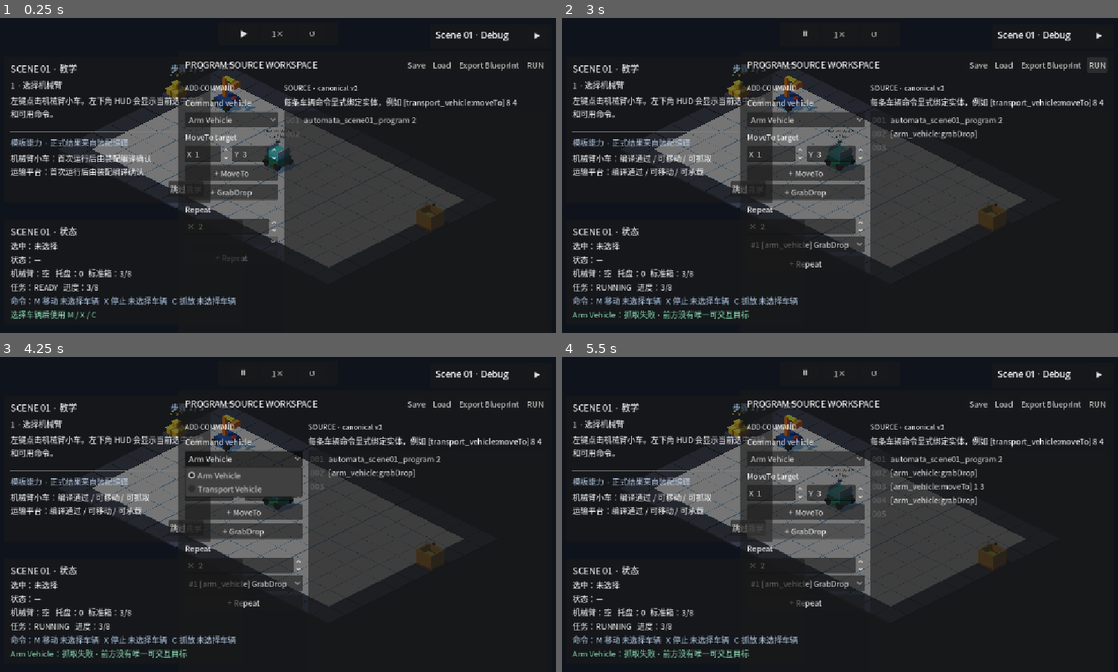
Above: before the commit, frames 1-4 (two rows, left to right).
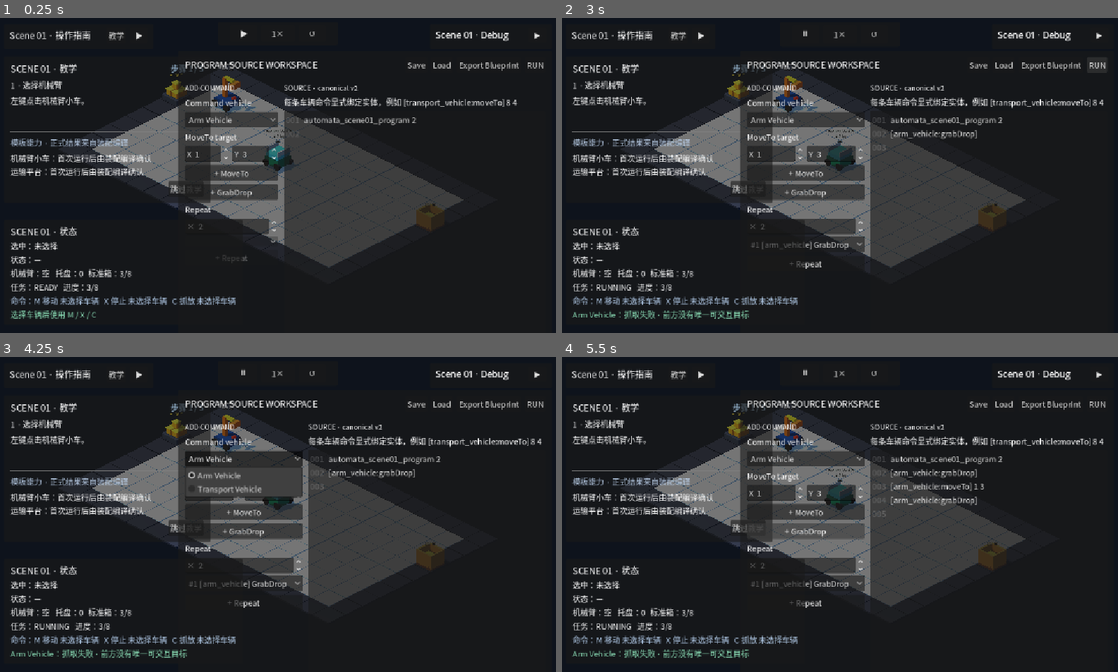
Above: after the commit, the same moments.

Repository: Ri0n72Y/automata
Game: Godot game, scene res://scenes/scene_01/scene_01_basic_packing.tscn
Same seed, same stepped clock (60 frames per second), same inputs: the game is played once before the commit and once after it.
Inputs (mouse positions are in pixels of both pictures, inside the frame that each line leads up to):
- Up to frame 1 (0.25 s): no input
- Up to frame 2 (3 s): click "跳过教学" at 0.5 s; click (678, 36) at 1.25 s, where only the run after the commit has a clickable "教学"; click "Export Blueprint" at 2 s; click "RUN" at 2.75 s
- Up to frame 3 (4.25 s): click "Arm Vehicle" at 3.5 s
- Up to frame 4 (5.5 s): click "+ MoveTo" at 4.25 s; click "+ GrabDrop" at 5 s

The runs differ from the first frame. In frame 1, 0.7% of the frame differs, in the area x 1-37%, y 3-32%; in frame 2, 1.3%, in the area x 1-37%, y 3-51%; in frame 3, 1.3%; in frame 4, 1.3%.
Error after the commit: Invalid access to property or key 'step_changed' on a base object of type 'Node (Scene01Tutorial)'. (res://scripts/scene_01/scene_01_tutorial_ui.gd:18)

Commit message:
refactor(scene-01): keep tutorial owner focused on progress

Diff:
--- a/scripts/scene_01/scene_01_tutorial.gd
+++ b/scripts/scene_01/scene_01_tutorial.gd
@@ -1,15 +1,10 @@
 class_name Scene01Tutorial
 extends Node
-signal step_changed(previous_step: int, current_step: int)
-signal visibility_changed(is_visible: bool)
 signal presentation_changed()
 const ProgramScript := preload("res://scripts/scene_01/scene_01_program.gd")
 const RunnerScript := preload("res://scripts/scene_01/scene_01_program_runner.gd")
 const ObservableScript := preload("res://scripts/scene_01/scene_01_observable_state.gd")
-const CompileGateScript := preload("res://scripts/scene_01/scene_01_assembly_compile_gate.gd")
-const AssemblyAdapterScript := preload("res://scripts/scene_01/scene_01_assembly_definition_adapter.gd")
 const VehicleManagerScript := preload("res://scripts/scene_01/scene_01_vehicle_manager.gd")
-const AssemblyCapabilitiesScript := preload("res://scripts/assembly/assembly_capabilities.gd")
 enum Step { SELECT_ARM, MANUAL_PICKUP, MANUAL_DROP, PROGRAM_RUN, MULTI_VEHICLE, DONE }
 var _step := Step.SELECT_ARM
 var _visible := true
@@ -24,7 +19,6 @@
 var _run_box_incremented := false
 @onready var _observable: ObservableScript = %Scene01ObservableState
 @onready var _runner: RunnerScript = %Scene01ProgramRunner
-@onready var _compile_gate: CompileGateScript = %Scene01AssemblyCompileGate
 @onready var _selection: Node = %VehicleSelectionController
 @onready var _scene_controller: Node = get_parent().get_parent()
 func _ready() -> void:
@@ -43,43 +37,22 @@
 func is_visible() -> bool:
 	return _visible
 func skip_tutorial() -> void:
-	if _visible:
-		_visible = false
-		visibility_changed.emit(false)
+	if not _visible:
+		return
+	_visible = false
+	presentation_changed.emit()
 func reopen_tutorial() -> void:
 	_evaluate_progress()
-	if not _visible:
-		_visible = true
-		visibility_changed.emit(true)
+	_visible = true
 	presentation_changed.emit()
-func get_capability_summary() -> String:
-	return "%s\n%s" % [
-		_capability_line(VehicleManagerScript.ARM_VEHICLE_ID, "机械臂小车", true),
-		_capability_line(VehicleManagerScript.TRANSPORT_VEHICLE_ID, "运输平台", false),
-	]
-func _capability_line(vehicle_id: StringName, label: String, is_arm: bool) -> String:
-	var result = _compile_gate.get_compile_result(vehicle_id)
-	if result == null or not result.is_success():
-		return "%s：首次运行后由装配编译确认" % label
-	var parts := PackedStringArray(["编译通过"])
-	if result.has_capability(AssemblyCapabilitiesScript.CAN_MOVE):
-		parts.append("可移动")
-	if is_arm and result.has_capability(AssemblyCapabilitiesScript.GRAB_DROP):
-		parts.append("可抓取")
-	if not is_arm and _has_interface(result, AssemblyAdapterScript.TRAY_INTERFACE_KIND):
-		parts.append("可承载")
-	return "%s：%s" % [label, " / ".join(parts)]
-func _has_interface(result, kind: StringName) -> bool:
-	for interface_value in result.get_interaction_interfaces():
-		if interface_value != null and interface_value.kind == kind:
-			return true
-	return false
 func _on_selection_changed(_vehicle_id: StringName, _has_selection: bool) -> void:
-	_evaluate_progress()
+	if _evaluate_progress():
+		presentation_changed.emit()
 func _on_arm_has_item_changed(_previous_value: bool, current_value: bool) -> void:
 	if current_value and _runner.get_state() != RunnerScript.STATE_RUNNING:
 		_manual_pickup_seen = true
-	_evaluate_progress()
+	if _evaluate_progress():
+		presentation_changed.emit()
 func _on_standard_box_count_changed(previous_count: int, current_count: int) -> void:
 	if current_count <= previous_count:
 		return
@@ -88,7 +61,8 @@
 			_run_box_incremented = true
 	else:
 		_manual_drop_seen = true
-	_evaluate_progress()
+	if _evaluate_progress():
+		presentation_changed.emit()
 func _on_program_started() -> void:
 	_clear_run_profile()
 	presentation_changed.emit()
@@ -111,15 +85,17 @@
 	presentation_changed.emit()
 func _on_program_stopped(_statement_index: int, _reason: StringName) -> void:
 	_clear_run_profile()
+	presentation_changed.emit()
 func _on_program_reset() -> void:
 	_clear_run_profile()
+	presentation_changed.emit()
 func _on_lifecycle_reset_completed() -> void:
 	_manual_pickup_seen = false
 	_manual_drop_seen = false
 	_completed_arm_program = false
 	_completed_multi_vehicle_program = false
 	_clear_run_profile()
-	_set_step(Step.SELECT_ARM)
+	_step = Step.SELECT_ARM
 	presentation_changed.emit()
 func _clear_run_profile() -> void:
 	_run_seen_arm_move = false
@@ -127,7 +103,7 @@
 	_run_seen_transport_move = false
 	_run_arm_grab_active = false
 	_run_box_incremented = false
-func _evaluate_progress() -> void:
+func _evaluate_progress() -> bool:
 	var next_step := _step
 	while true:
 		match next_step:
@@ -152,12 +128,7 @@
 					next_step = Step.DONE
 				else: break
 			_: break
-	if next_step != _step:
-		_set_step(next_step)
-func _set_step(value: int) -> void:
-	if _step == value:
-		return
-	var previous := _step
-	_step = value
-	step_changed.emit(previous, _step)
-	presentation_changed.emit()
+	if next_step == _step:
+		return false
+	_step = next_step
+	return true
